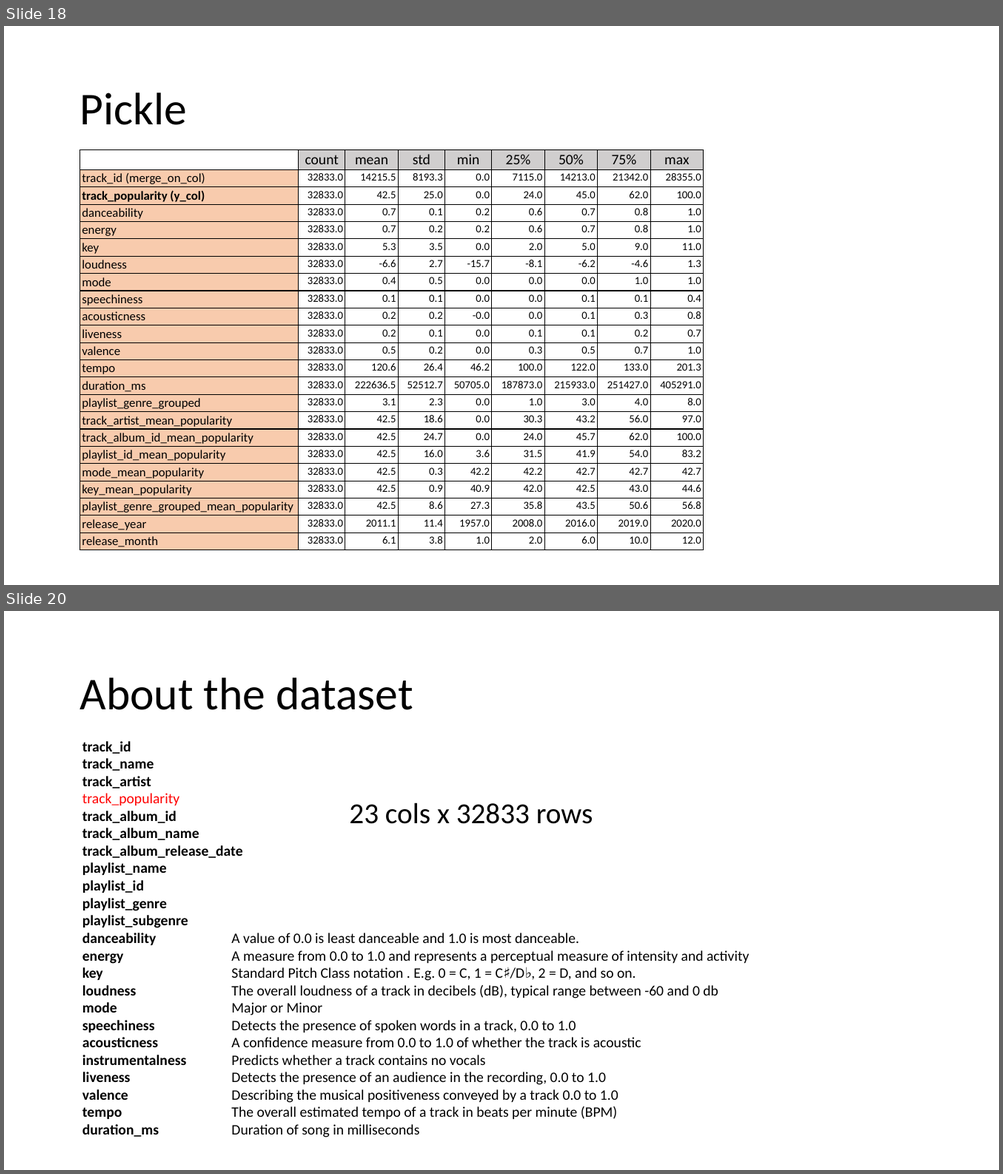
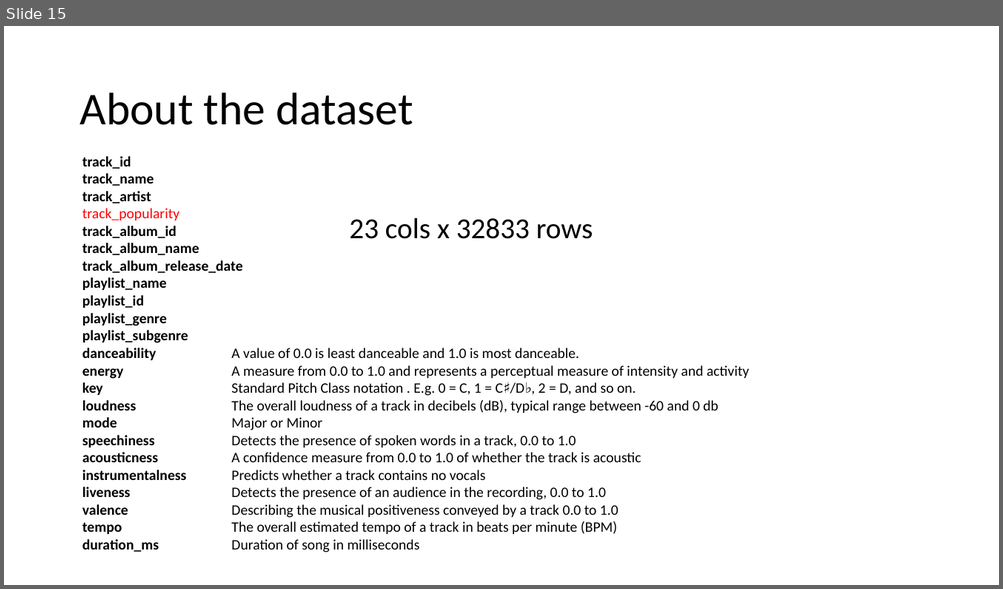
Before and after one commit to GuyRayOv/Spotify, a slide deck: data/Project Presentation.pptx. Shown one above the other, each under a label of ours: slides 18 and 20 before the commit, slide 15 after it; the slides between them are not shown. The pictures are 1003x1174 and 1003x589 pixels, drawn with LibreOffice and Linux fonts; fonts in the diff are those of the drawing. Boxes give left, top, right and bottom in pixels: in the first picture for what was removed or moved away, otherwise in the second. Text is boxed around its words. In the diff, an @@ line names an element or a change of style, - is before the commit and + after.

```diff
--- a/data/Project Presentation.pptx
+++ b/data/Project Presentation.pptx
@@ slide 18 removed at [4,26,999,585], background #FFFFFF @@
@@ title removed at [79,93,187,125] @@
-Pickle
@@ table removed at [80,150,705,551], 23 rows, 9 columns @@
- | count | mean | std | min | 25% | 50% | 75% | max
-track_id (merge_on_col) | 32833.0 | 14215.5 | 8193.3 | 0.0 | 7115.0 | 14213.0 | 21342.0 | 28355.0
-track_popularity (y_col) | 32833.0 | 42.5 | 25.0 | 0.0 | 24.0 | 45.0 | 62.0 | 100.0
-danceability | 32833.0 | 0.7 | 0.1 | 0.2 | 0.6 | 0.7 | 0.8 | 1.0
-energy | 32833.0 | 0.7 | 0.2 | 0.2 | 0.6 | 0.7 | 0.8 | 1.0
-key | 32833.0 | 5.3 | 3.5 | 0.0 | 2.0 | 5.0 | 9.0 | 11.0
-loudness | 32833.0 | -6.6 | 2.7 | -15.7 | -8.1 | -6.2 | -4.6 | 1.3
-mode | 32833.0 | 0.4 | 0.5 | 0.0 | 0.0 | 0.0 | 1.0 | 1.0
-speechiness | 32833.0 | 0.1 | 0.1 | 0.0 | 0.0 | 0.1 | 0.1 | 0.4
-acousticness | 32833.0 | 0.2 | 0.2 | -0.0 | 0.0 | 0.1 | 0.3 | 0.8
-liveness | 32833.0 | 0.2 | 0.1 | 0.0 | 0.1 | 0.1 | 0.2 | 0.7
-valence | 32833.0 | 0.5 | 0.2 | 0.0 | 0.3 | 0.5 | 0.7 | 1.0
-tempo | 32833.0 | 120.6 | 26.4 | 46.2 | 100.0 | 122.0 | 133.0 | 201.3
-duration_ms | 32833.0 | 222636.5 | 52512.7 | 50705.0 | 187873.0 | 215933.0 | 251427.0 | 405291.0
-playlist_genre_grouped | 32833.0 | 3.1 | 2.3 | 0.0 | 1.0 | 3.0 | 4.0 | 8.0
-track_artist_mean_popularity | 32833.0 | 42.5 | 18.6 | 0.0 | 30.3 | 43.2 | 56.0 | 97.0
-track_album_id_mean_popularity | 32833.0 | 42.5 | 24.7 | 0.0 | 24.0 | 45.7 | 62.0 | 100.0
-playlist_id_mean_popularity | 32833.0 | 42.5 | 16.0 | 3.6 | 31.5 | 41.9 | 54.0 | 83.2
-mode_mean_popularity | 32833.0 | 42.5 | 0.3 | 42.2 | 42.2 | 42.7 | 42.7 | 42.7
-key_mean_popularity | 32833.0 | 42.5 | 0.9 | 40.9 | 42.0 | 42.5 | 43.0 | 44.6
-playlist_genre_grouped_mean_popularity | 32833.0 | 42.5 | 8.6 | 27.3 | 35.8 | 43.5 | 50.6 | 56.8
-release_year | 32833.0 | 2011.1 | 11.4 | 1957.0 | 2008.0 | 2016.0 | 2019.0 | 2020.0
-release_month | 32833.0 | 6.1 | 3.8 | 1.0 | 2.0 | 6.0 | 10.0 | 12.0
@@ what was slide 20 is now slide 15 @@
```
Also in this commit, not shown: 7 slides changed, 7 other slides removed.
